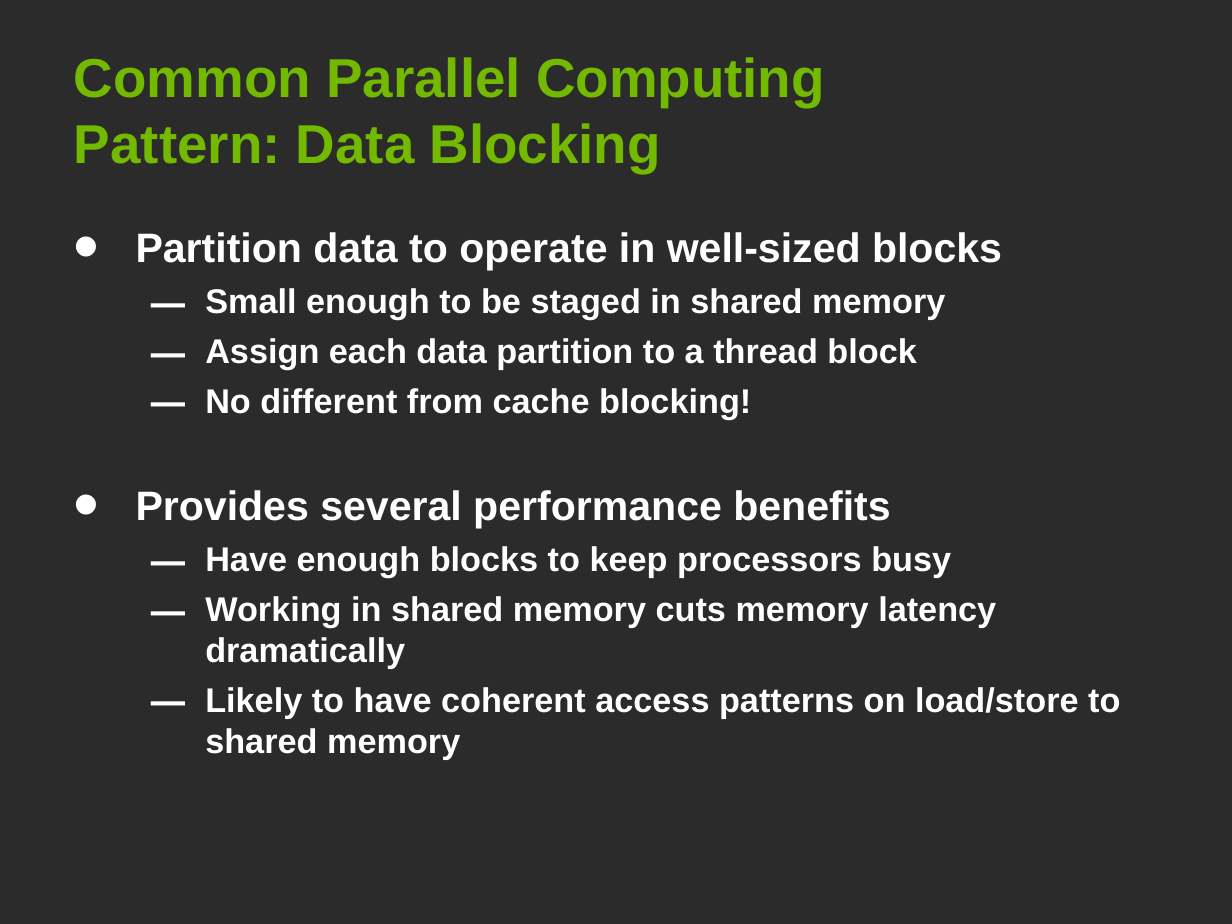
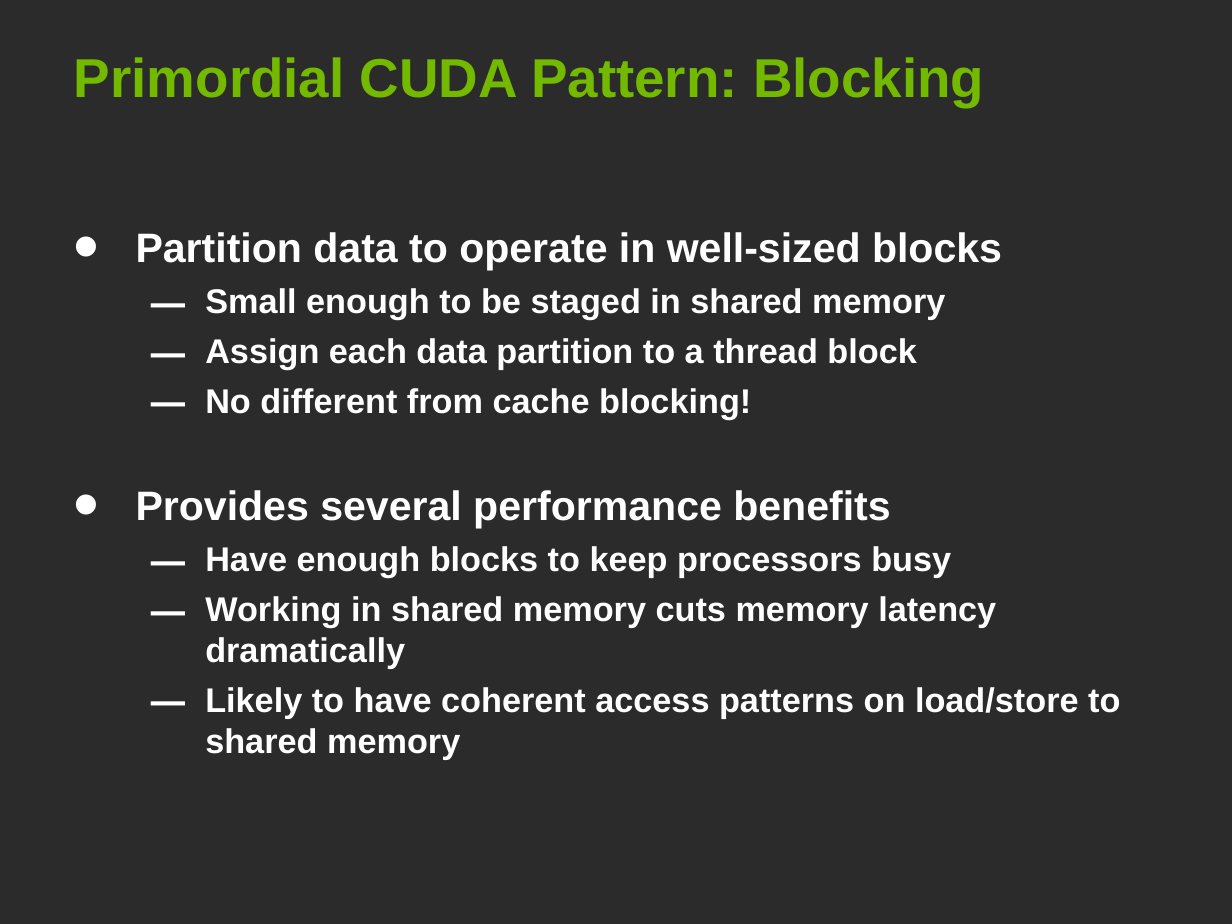
Before and after one commit to deeperlearning/stanford-cs193g-sp2010, a slide deck: slide 3 of lectures/lecture_6/parallel_patterns_1.ppt (slide 2 before the commit). Drawn at 1232x924 pixels with LibreOffice and Linux fonts; fonts in the diff are those of the drawing; background and template pictures are left out; a plain dark background stands for a picture behind light text. Boxes give left, top, right and bottom in pixels: in the first picture for what was removed or moved away, otherwise in the second. Text is boxed around its words. In the diff, an @@ line names an element or a change of style, - is before the commit and + after.

```diff
--- a/lectures/lecture_6/parallel_patterns_1.ppt
+++ b/lectures/lecture_6/parallel_patterns_1.ppt
@@ title at box(74, 57, 984, 107): text changed @@
-Common Parallel Computing Pattern: Data Blocking
+Primordial CUDA Pattern: Blocking
```
Also in this commit, not shown: 8 other slides changed, 2 slides added.
